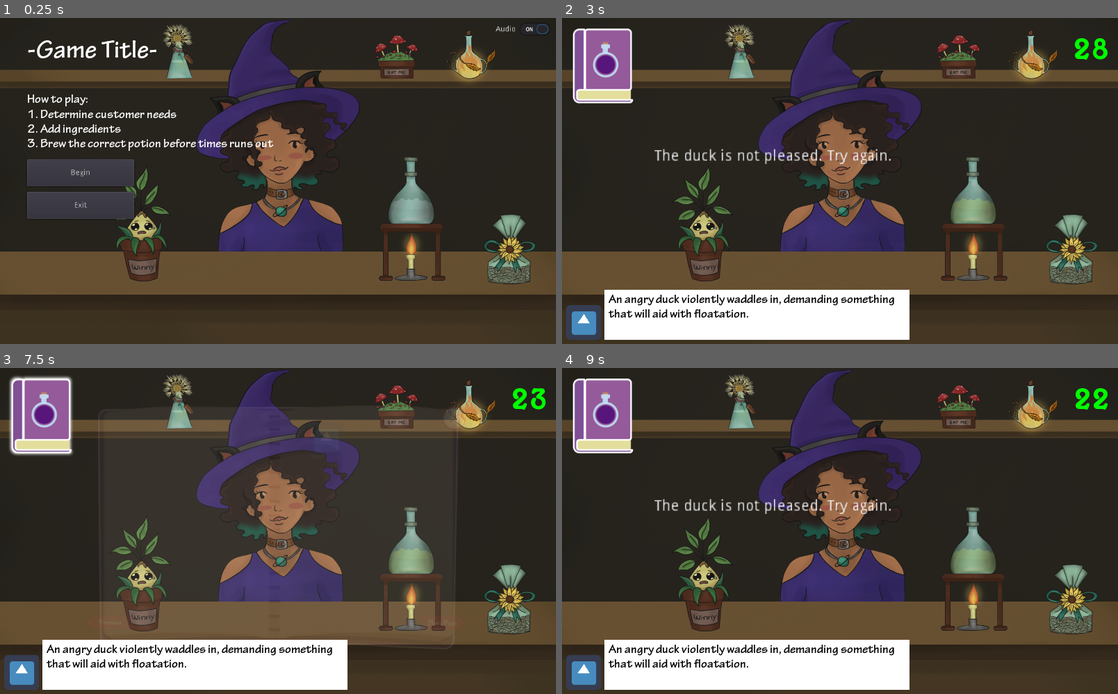
Above: before the commit, frames 1-4 (two rows, left to right).
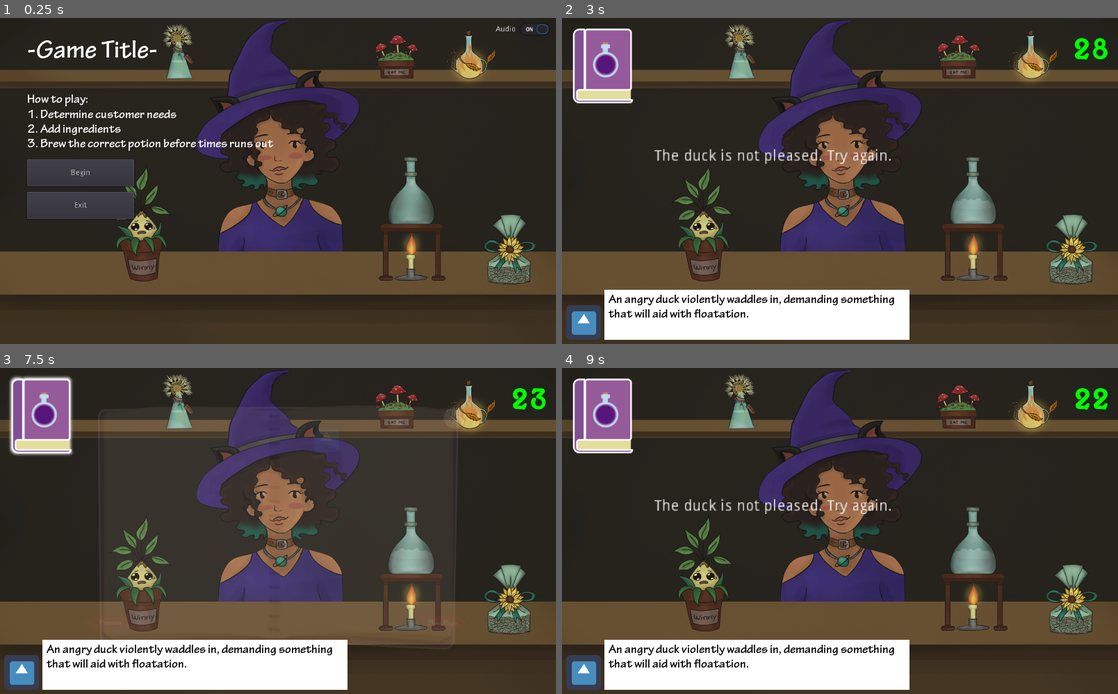
Above: after the commit, the same moments.

Repository: organicpencil/godot-wild-3
Game: Godot game, scene res://start.tscn
Same seed, same stepped clock (60 frames per second), same inputs: the game is played once before the commit and once after it. The engine's default icon, where the game draws it, is replaced by a stand-in: a white triangle on a blue panel in a dark square.
Inputs (mouse positions are in pixels of both pictures, inside the frame that each line leads up to):
- Up to frame 1 (0.25 s): no input
- Up to frame 2 (3 s): click "Begin" at 0.5 s; click "Next customer" at 1.25 s; click (739, 50) at 2.02 s; click "Brew!" (after the commit: "Serve") at 2.75 s
- Up to frame 3 (7.5 s): click (38, 416) at 3.5 s; click (439, 622) at 4.25 s; click (439, 622) at 5 s; click (111, 622) at 5.75 s; click (177, 400) at 6.52 s; click (38, 416) at 7.25 s
- Up to frame 4 (9 s): click (739, 400) at 8.02 s; click "Brew!" (after the commit: "Serve") at 8.75 s

The runs differ from the first frame. In frame 1, 0.2% of the frame differs, in the area x 70-77%, y 55-59%; in frame 2, 0.5%, in the area x 70-78%, y 55-63%; in frame 3, 0.4%; in frame 4, 0.5%.

Commit message:
Change Brew text to something else, nicer hiding/updating of potion color

Diff:
--- a/project/shop/shop.gd
+++ b/project/shop/shop.gd
@@ -86,6 +86,7 @@
 	$NextOrder/AudioStreamPlayer.play()
 	$NextOrder.hide()
 	potion_sprite.modulate = Color(1, 1, 1, 1)
+	potion_sprite.show()
 	witch.get_node("AnimationPlayer").play("normal")
 
 	current_order = orders.get_next_order()
@@ -113,6 +114,7 @@
 		node.queue_free()
 
 	$BrewButton.hide()
+	potion_sprite.modulate = Color(1, 1, 1, 1)
 
 	var message = preload("res://shop/message.tscn").instance()
 	if score == current_order['ingredients'].size():
@@ -132,6 +134,7 @@
 
 		stop_hover.show()
 		witch.get_node("AnimationPlayer").play("happy")
+		potion_sprite.hide()
 
 	else:
 		# Bad potion
--- a/project/shop/shop.tscn
+++ b/project/shop/shop.tscn
@@ -25,6 +25,8 @@
 size_flags_vertical = 1
 script = ExtResource( 1 )
 potion_sprite = null
+stop_hover = null
+witch = null
 
 [node name="Timer" type="Timer" parent="."]
 process_mode = 1
@@ -86,7 +88,7 @@
 enabled_focus_mode = 2
 shortcut = null
 group = null
-text = "Brew!"
+text = "Serve"
 flat = false
 align = 1
 
--- a/project/start.tscn
+++ b/project/start.tscn
@@ -95,6 +95,7 @@
 position = Vector2( 0, -135 )
 
 [node name="Potion" type="Sprite" parent="Background"]
+visible = false
 position = Vector2( 408.667, 91 )
 texture = ExtResource( 10 )
 
